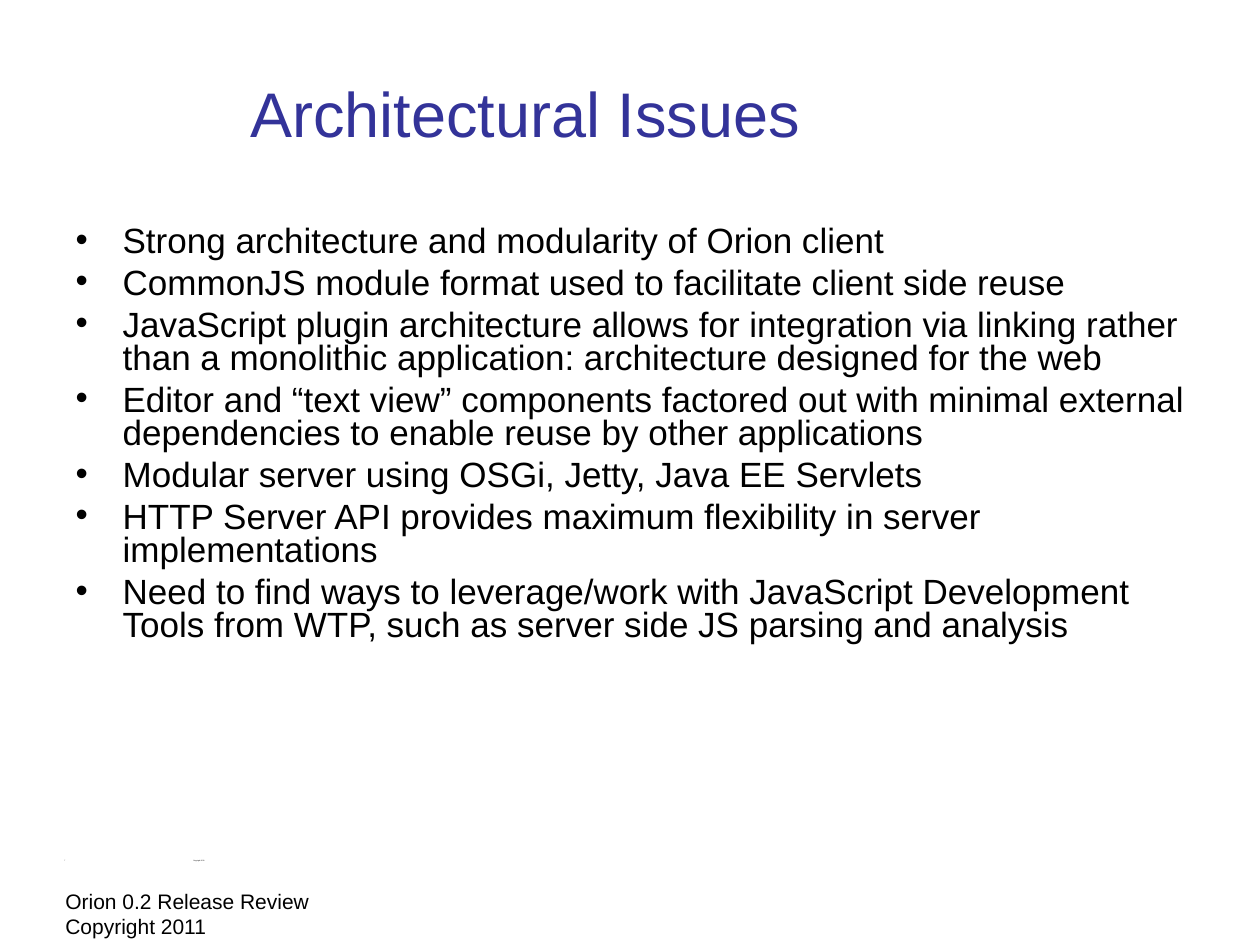
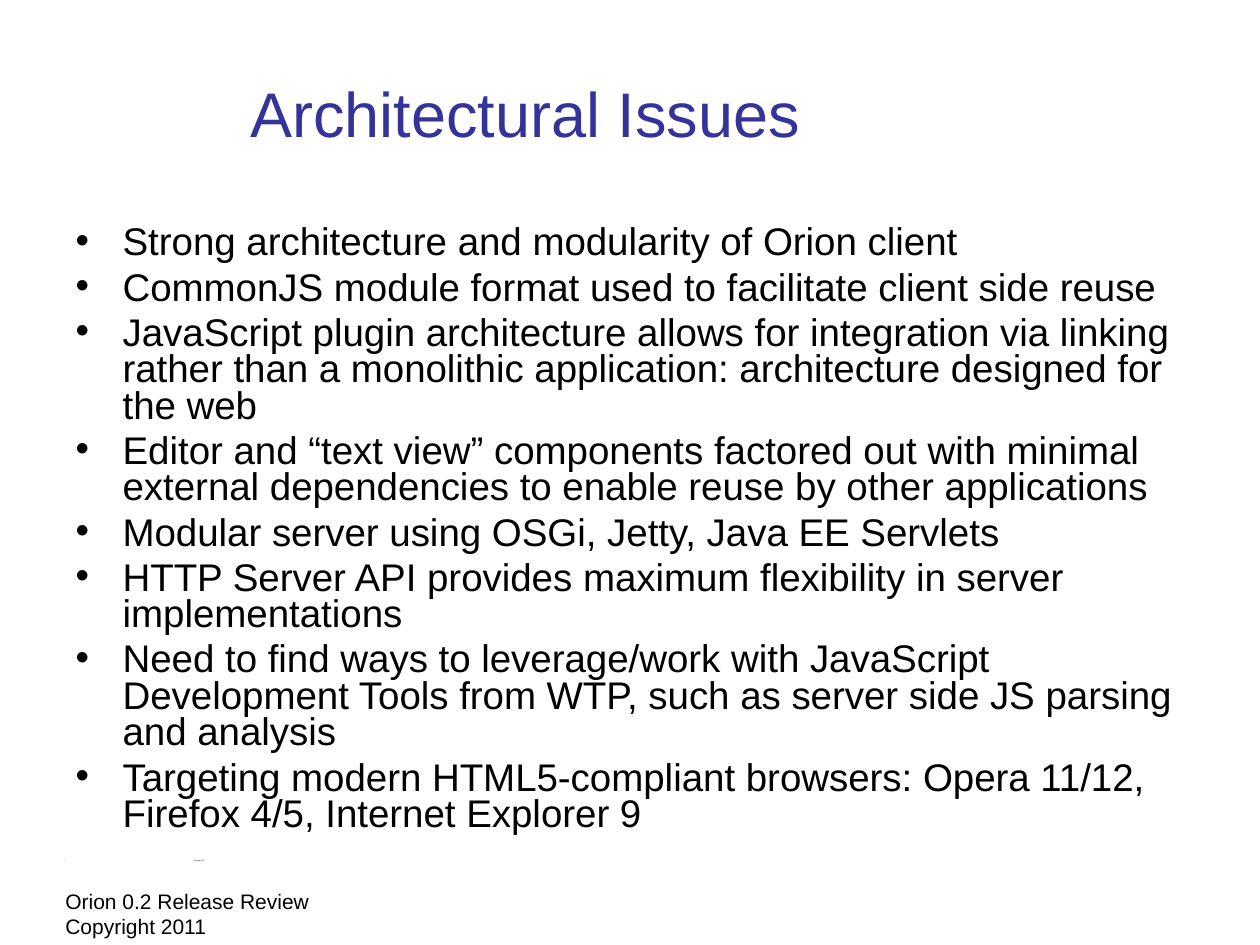
Before and after one commit to eclipse-platform/www.eclipse.org-eclipse-news, a slide deck: slide 7 of orion/reviews/orion-0-2-release-review.odp. Drawn at 1260x945 pixels with LibreOffice and Linux fonts; fonts in the diff are those of the drawing; background and template pictures are left out. Boxes give left, top, right and bottom in pixels: in the first picture for what was removed or moved away, otherwise in the second. Text is boxed around its words. In the diff, an @@ line names an element or a change of style, - is before the commit and + after.

```diff
--- a/orion/reviews/orion-0-2-release-review.odp
+++ b/orion/reviews/orion-0-2-release-review.odp
@@ text at <box>123,227,1172,753</box>: size 20 to 22 pt in "Strong architecture and modularity of Orion client", "CommonJS module format used to facilitate client ...", "JavaScript plugin architecture allows for integration via ...", "Editor and “text view” components factored out ..." and 3 more places @@
@@ text at <box>123,763,1144,835</box>: paragraph added @@
+• Targeting modern HTML5-compliant browsers: Opera 11/12, Firefox 4/5, Internet Explorer 9
```
Also in this commit, not shown: 5 other slides changed, 1 slide added, 1 slide removed, 1 other file.
